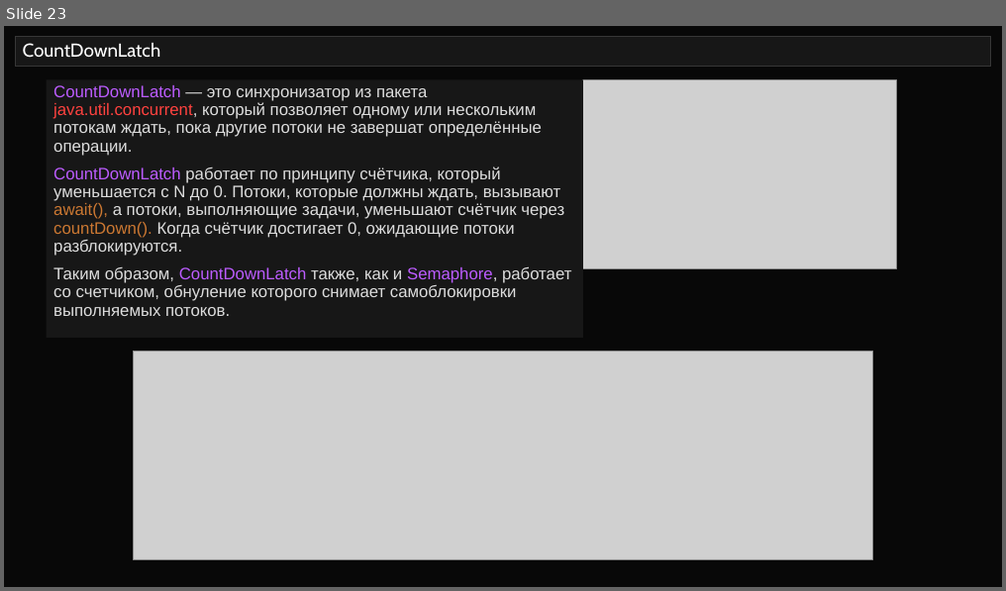
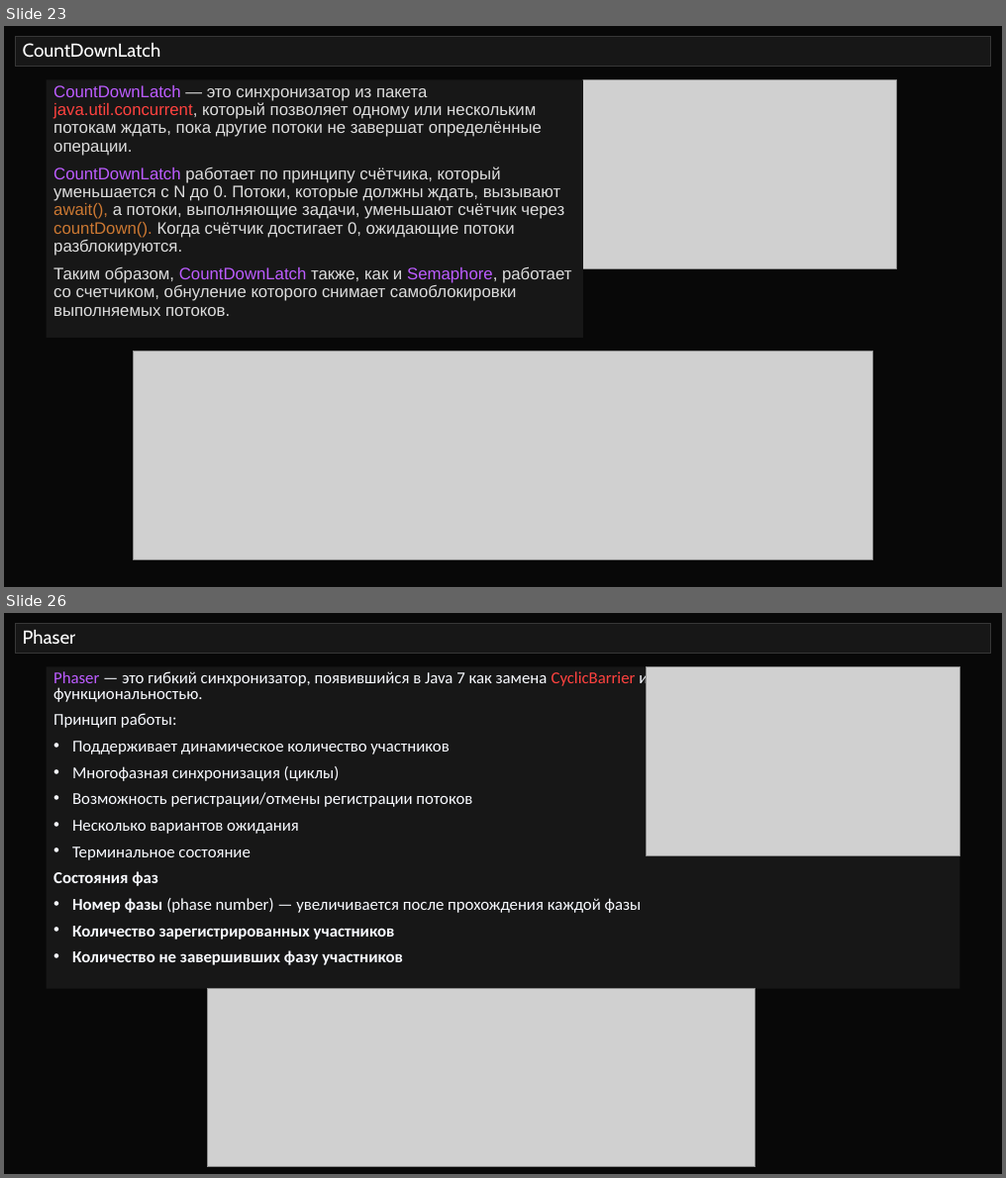
Before and after one commit to semusv/SIB_Concurrent, a slide deck: Concurrent_v1.pptx. Shown one above the other, each under a label of ours: slide 23 before the commit, slides 23 and 26 after it; the slides between them are not shown. The pictures are 1006x591 and 1006x1178 pixels, drawn with LibreOffice and Linux fonts; fonts in the diff are those of the drawing; grey boxes stand for pictures. Boxes give left, top, right and bottom in pixels: in the first picture for what was removed or moved away, otherwise in the second. Text is boxed around its words. In the diff, an @@ line names an element or a change of style, - is before the commit and + after.

Commit message:
синхронизаторы + LOCK

```diff
--- a/Concurrent_v1.pptx
+++ b/Concurrent_v1.pptx
@@ slide 26 added at box(4, 613, 1002, 1174), background #080808 @@
@@ title added at box(15, 624, 991, 654), fill #171717, outline #373737 0.75 pt, 18 pt, text #FFFFFF @@
+Phaser
@@ rectangle added at box(46, 666, 959, 989), fill #171717, 16 pt, text #F8FAFF @@
+Phaser — это гибкий синхронизатор, появившийся в Java 7 как замена CyclicBarrier и CountDownLatch с расширенной функциональностью.
+Принцип работы:
+• Поддерживает динамическое количество участников
+• Многофазная синхронизация (циклы)
+• Возможность регистрации/отмены регистрации потоков
+• Несколько вариантов ожидания
+• Терминальное состояние
+Состояния фаз
+• Номер фазы (phase number) — увеличивается после прохождения каждой фазы
+• Количество зарегистрированных участников
+• Количество не завершивших фазу участников
@@ picture added at box(647, 666, 960, 856) @@
@@ picture added at box(207, 989, 754, 1167) @@
```
Also in this commit, not shown: 1 slide changed, 6 other slides added, 2 slides removed, 4 other files.
